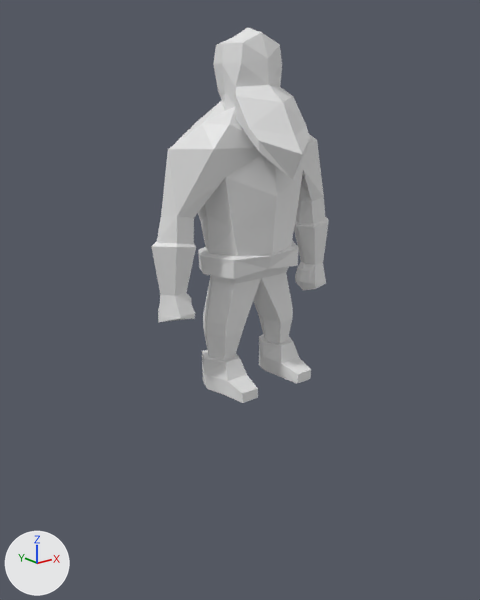
The Blender file Animations/WarriorLunge.blend: old version first, new version second.
Camera for both pictures: a 50 mm lens placed at (-10.55, -12.75, 7.32), pointed at (-0.07, 0.35, 2.08). The axes (+X, +Y, +Z) are drawn at lower left. The lights are the same throughout.
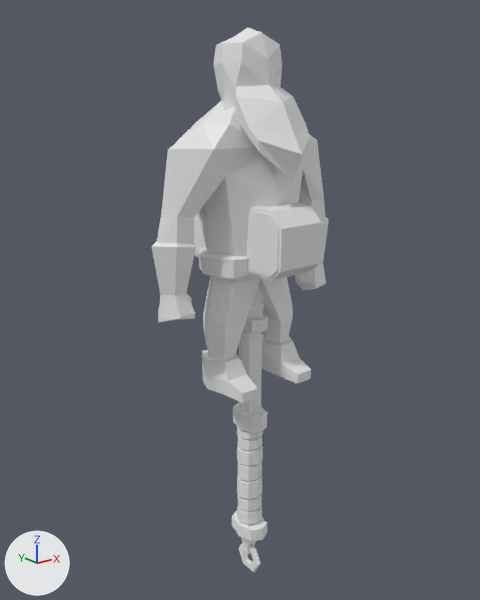
The change, as a diff of the scene's bpy script:
```diff
--- a/Animations/WarriorLunge.blend.py
+++ b/Animations/WarriorLunge.blend.py
@@ mat_default_021 @@
+mat_default_021 = diffuse_material('Default.021')
+mat_default_021.base_color = (0.8, 0.8, 0.8)  # white #e7e7e7
@@ me_warhammers_08tri_lwo_011 @@
+me_warhammers_08tri_lwo_011.from_pydata(...)  # 766 vertices, 1500 faces; spans x -0.44..0.43, y -4.06..3.24, z -1.21..1.21
+me_warhammers_08tri_lwo_011.materials.append(mat_default_021)  # white #e7e7e7
@@ ob_rarestonebreakerhammer @@
+ob_rarestonebreakerhammer = bpy.data.objects.new('RareStoneBreakerHammer', me_warhammers_08tri_lwo_011)
+ob_rarestonebreakerhammer.location = (0.0, 0.0, 0.0)
+ob_rarestonebreakerhammer.rotation_euler = (1.571, 0.0, 0.0)  # degrees (90, 0, 0)
+ob_rarestonebreakerhammer.scale = (1.53, 1.53, 1.53)
+_m = ob_rarestonebreakerhammer.modifiers.new('Triangulate', 'TRIANGULATE')
```

Where the change shows, as pixel boxes (x1, y1, x2, y2) in the pictures (480 x 600 px):
'RareStoneBreakerHammer', added
    after: (194, 202, 321, 572)
